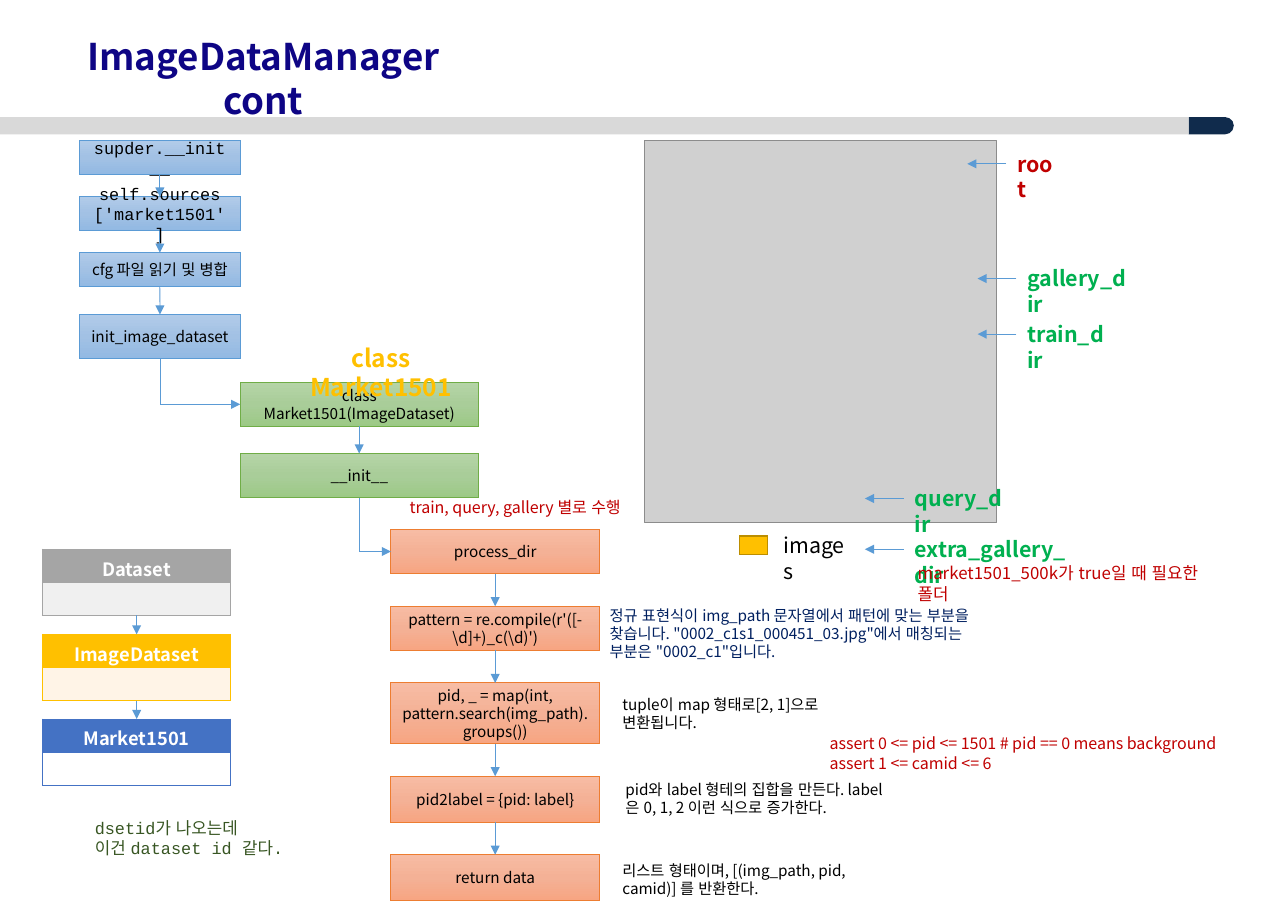
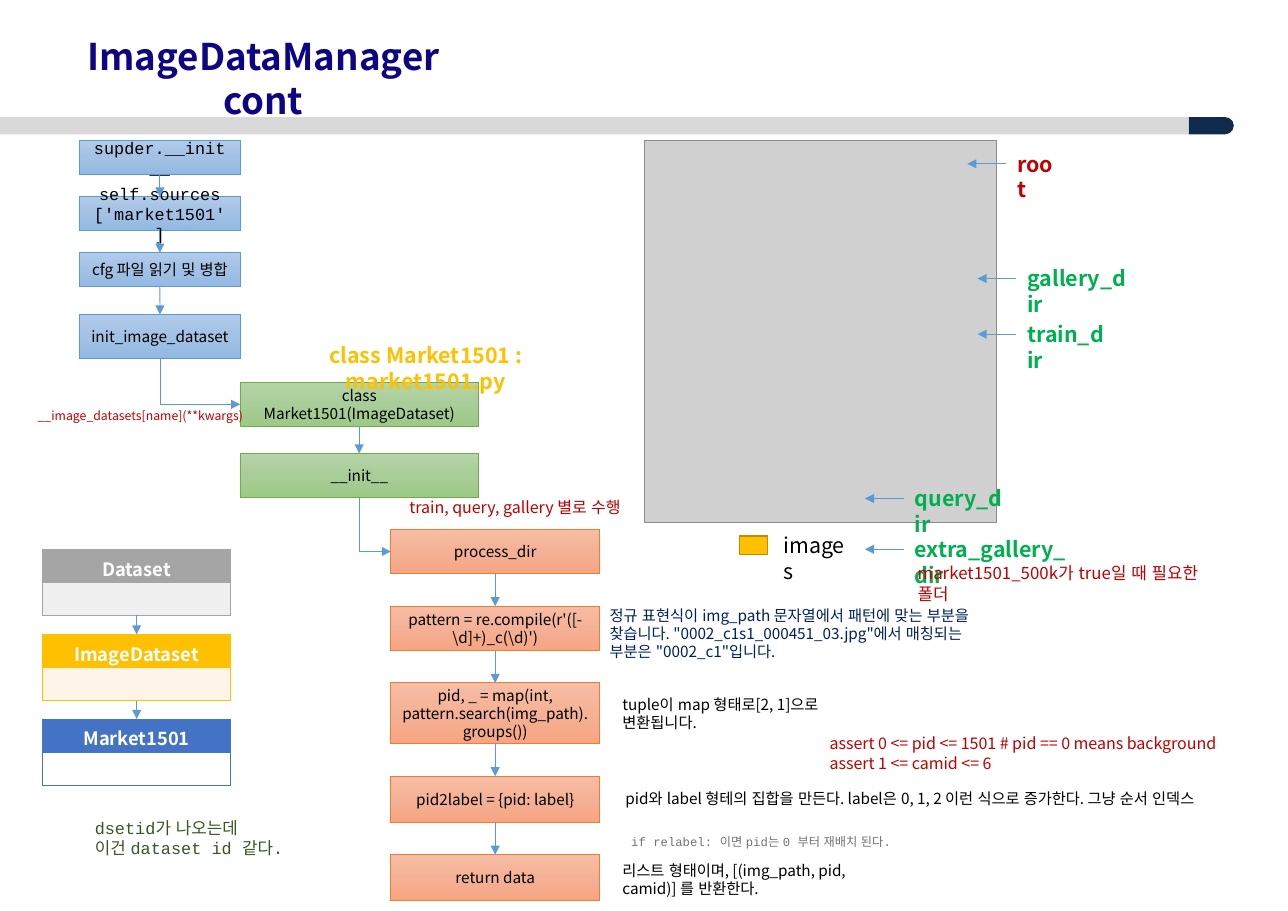
Before and after one commit to ksyoon70/deep-person-reid, a slide deck: slide 7 of deep-person-reid_이해.pptx. Drawn at 1288x911 pixels with LibreOffice and Linux fonts; fonts in the diff are those of the drawing; grey boxes stand for pictures; background and template pictures are left out. Boxes give left, top, right and bottom in pixels: in the first picture for what was removed or moved away, otherwise in the second. Text is boxed around its words. In the diff, an @@ line names an element or a change of style, - is before the commit and + after.

```diff
--- a/deep-person-reid_이해.pptx
+++ b/deep-person-reid_이해.pptx
@@ text at [329,346,511,395]: text changed; size 16 to 14 pt @@
-class Market1501
+class Market1501 : market1501.py
@@ text added at [38,407,243,424], 8 pt, text #C00000 @@
+__image_datasets[name](**kwargs)
@@ text at [625,791,1194,808]: text changed @@
-pid와 label 형테의 집합을 만든다. label은 0, 1, 2 이런 식으로 증가한다.
+pid와 label 형테의 집합을 만든다. label은 0, 1, 2 이런 식으로 증가한다. 그냥 순서 인덱스
@@ text added at [631,836,891,849], 8 pt, text #767171 @@
+if relabel: 이면 pid는 0 부터 재배치 된다.
```
Also in this commit, not shown: 10 other slides changed, 10 slides added, 2 other files.
